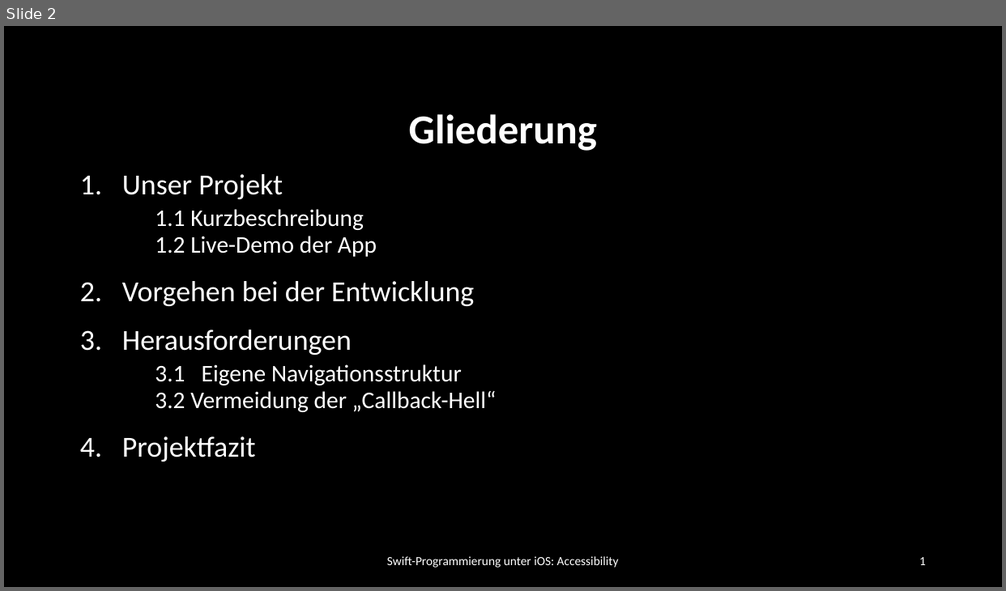
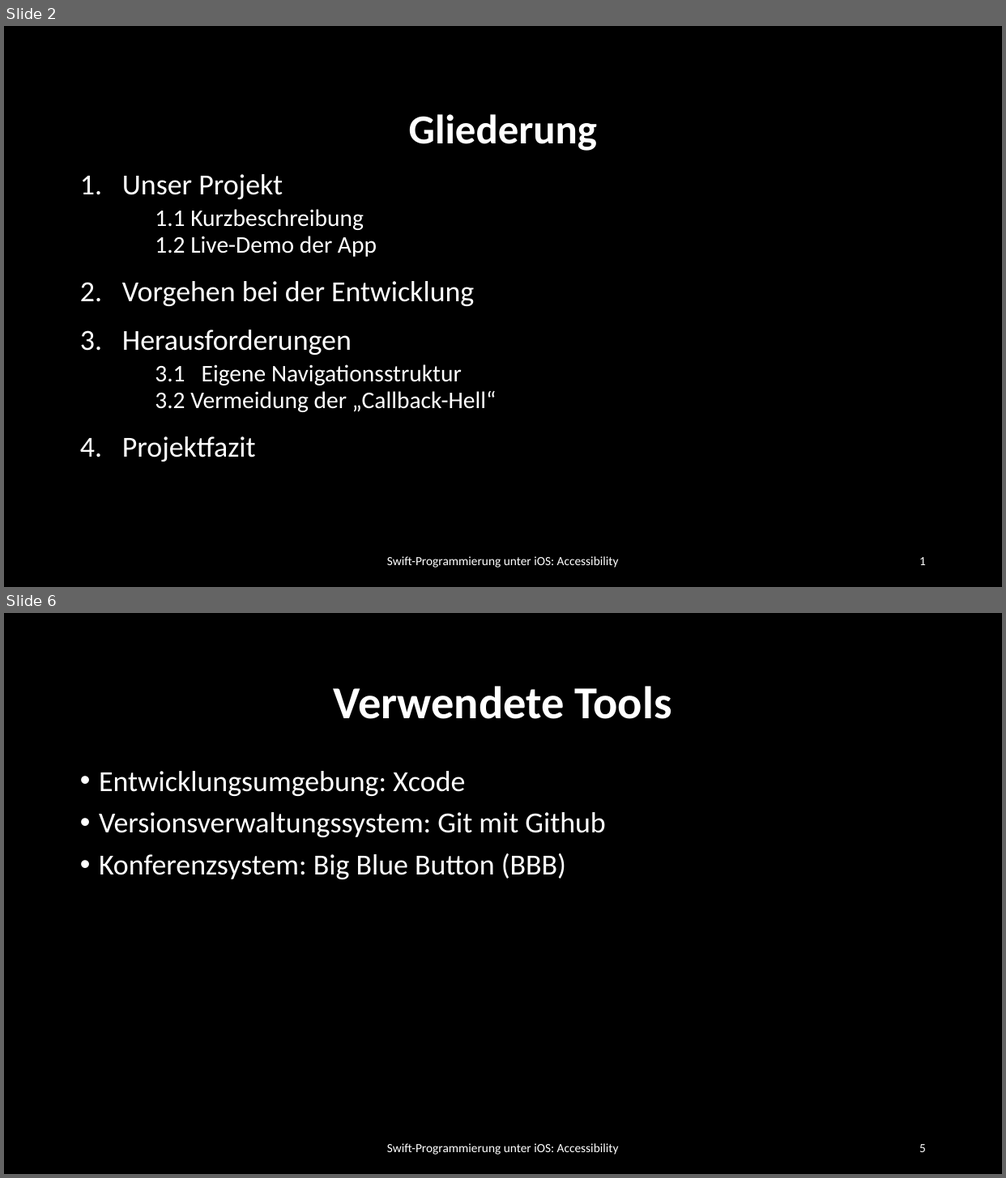
Before and after one commit to dspengler99/Quiz-With-Me, a slide deck: Präsentation/Quiz With Me.pptx. Shown one above the other, each under a label of ours: slide 2 before the commit, slides 2 and 6 after it; the slides between them are not shown. The pictures are 1006x591 and 1006x1178 pixels, drawn with LibreOffice and Linux fonts; fonts in the diff are those of the drawing; background and template pictures are left out. Boxes give left, top, right and bottom in pixels: in the first picture for what was removed or moved away, otherwise in the second. Text is boxed around its words. In the diff, an @@ line names an element or a change of style, - is before the commit and + after.

```diff
--- a/Präsentation/Quiz With Me.pptx
+++ b/Präsentation/Quiz With Me.pptx
@@ slide 6 added at (4, 613, 1002, 1174), background #000000 @@
@@ title added at (334, 686, 672, 719), 44 pt, text #FFFFFF, bold @@
+Verwendete Tools
@@ text added at (99, 771, 605, 879), 28 pt, text #FFFFFF @@
+• Entwicklungsumgebung: Xcode
+• Versionsverwaltungssystem: Git mit Github
+• Konferenzsystem: Big Blue Button (BBB)
@@ text added at (387, 1144, 619, 1155), 12 pt, text #FFFFFF @@
+Swift-Programmierung unter iOS: Accessibility
@@ page number added at (919, 1144, 926, 1152), 12 pt, text #FFFFFF @@
+5
```
Also in this commit, not shown: 18 other slides added, 2 other files.
